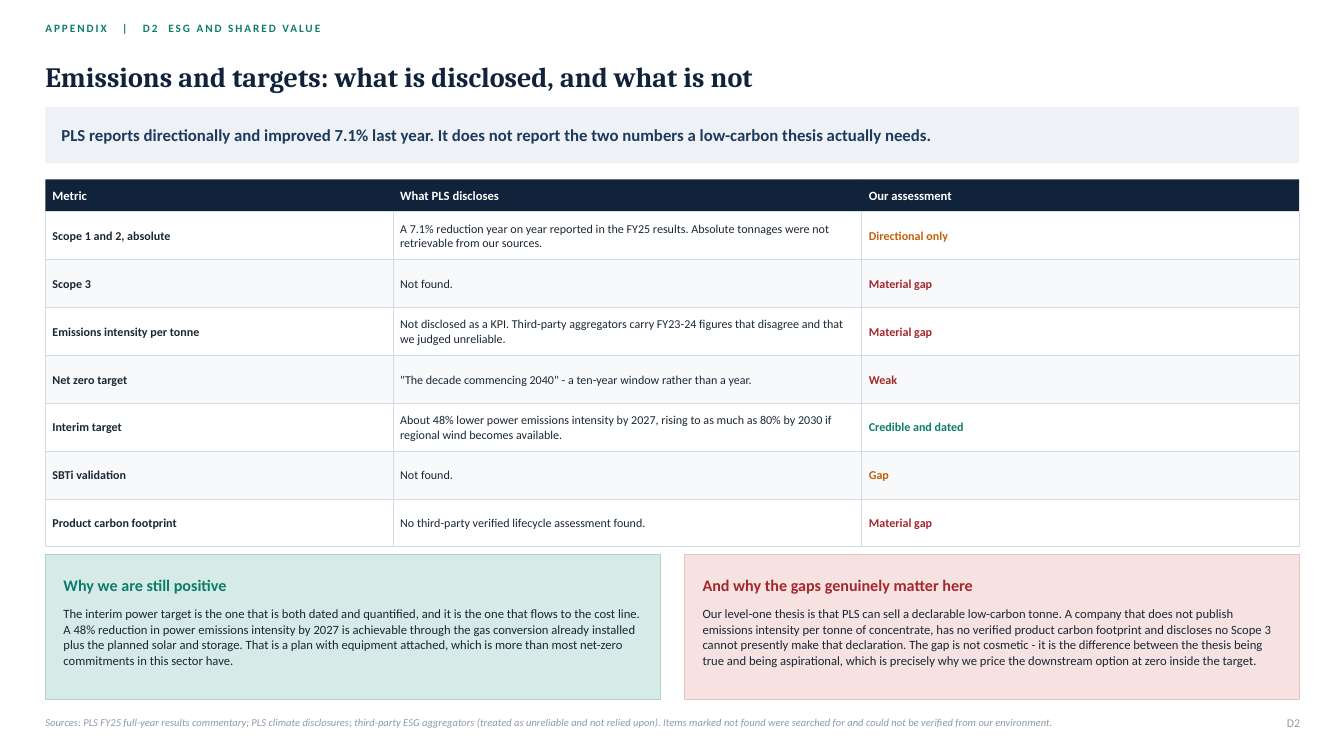
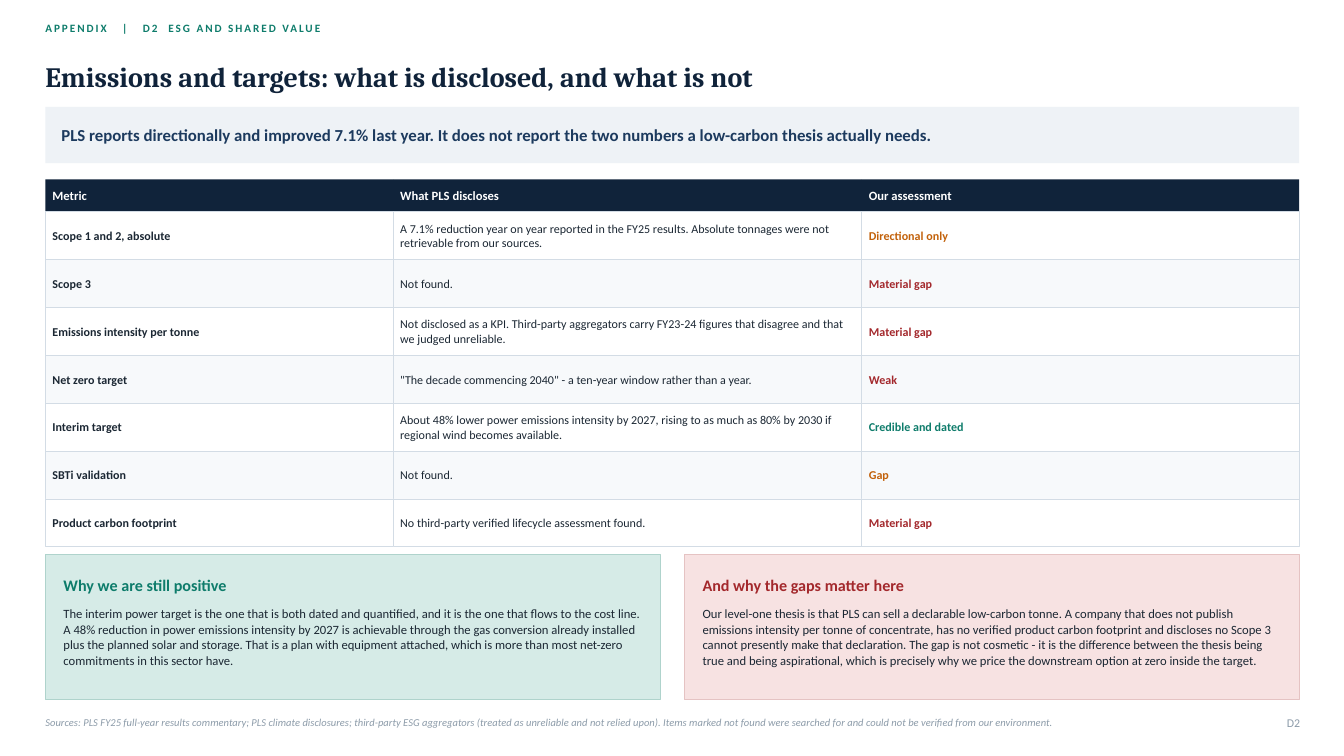
Before and after one commit to SportsSwap/for-claude, a slide deck: slide 50 of deck/PLS_Group_FMAA_2026.pptx. Drawn at 1344x756 pixels with LibreOffice and Linux fonts; fonts in the diff are those of the drawing. Boxes give left, top, right and bottom in pixels: in the first picture for what was removed or moved away, otherwise in the second. Text is boxed around its words. In the diff, an @@ line names an element or a change of style, - is before the commit and + after.

```diff
--- a/deck/PLS_Group_FMAA_2026.pptx
+++ b/deck/PLS_Group_FMAA_2026.pptx
@@ text at (x1=703, y1=579, x2=904, y2=594): text changed @@
-And why the gaps genuinely matter here
+And why the gaps matter here
```
Also in this commit, not shown: 14 other slides changed, 7 other files.
